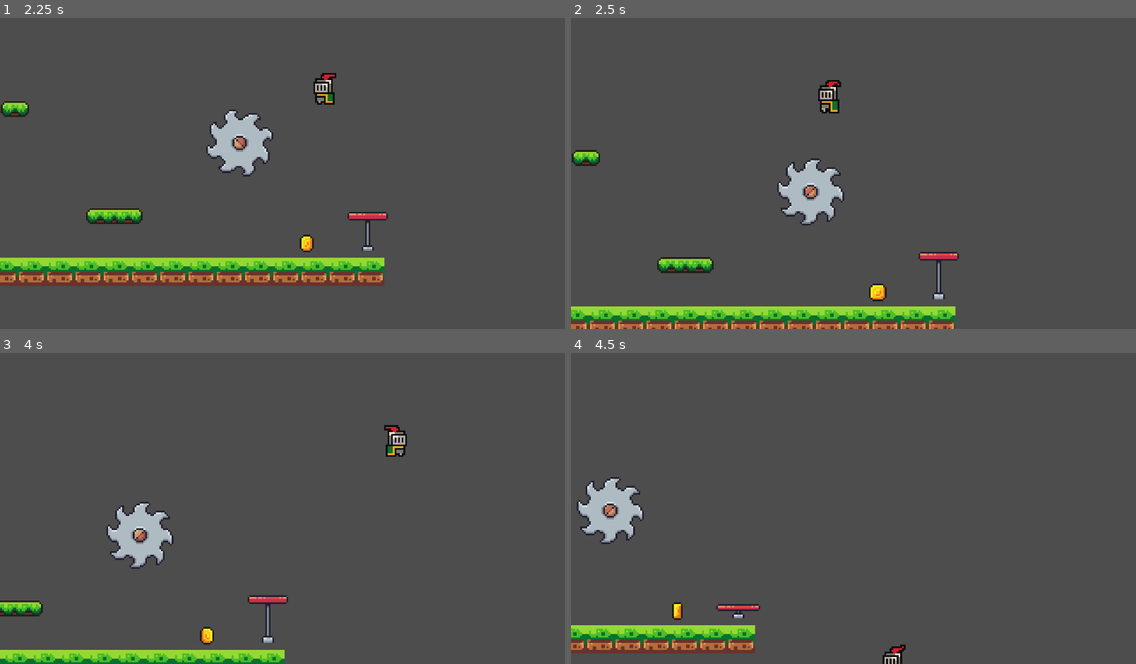
Above: before the commit, frames 1-4 (two rows, left to right).
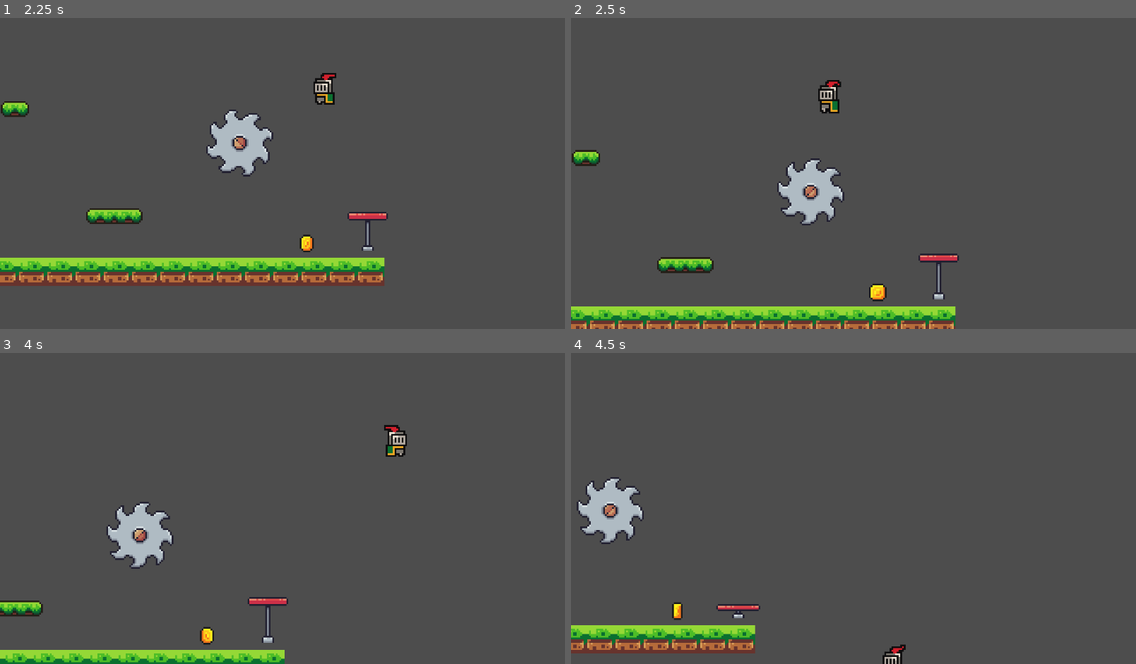
Above: after the commit, the same moments.

Repository: Parth-Agrawal2412/knight_on_the_platform_Source_code
Game: Godot game, scene res://Scenes/game.tscn
Same seed, same stepped clock (60 frames per second), same inputs: the game is played once before the commit and once after it.
Inputs:
- Up to frame 1 (2.25 s): hold Right (Right) 0.53-2.03 s; tap Space (Jump) at 0.77, 1.52 s; hold Left (Left) from 2.03 s (still down)
- Up to frame 2 (2.5 s): keep holding Left (Left)
- Up to frame 3 (4 s): release Left (Left) at 2.78 s; hold Right (Right) from 2.78 s (still down); tap Space (Jump) at 3.02, 3.77 s
- Up to frame 4 (4.5 s): release Right (Right) at 4.28 s; hold Left (Left) from 4.28 s (still down)

Frame 1 is identical in both runs. In frame 2, 0.2% of the frame differs, in the area x 61-69%, y 75-80%; in frame 3, 0.2%; in frame 4, nothing differs.

Commit message:
Enhance Animation in Trampoline

Diff:
--- a/Scenes/trampoline.tscn
+++ b/Scenes/trampoline.tscn
@@ -68,7 +68,7 @@
 }],
 "loop": 0,
 "name": &"Jump",
-"speed": 9.0
+"speed": 11.0
 }]
 
 [node name="Trampoline" type="Area2D" unique_id=1449116807]
